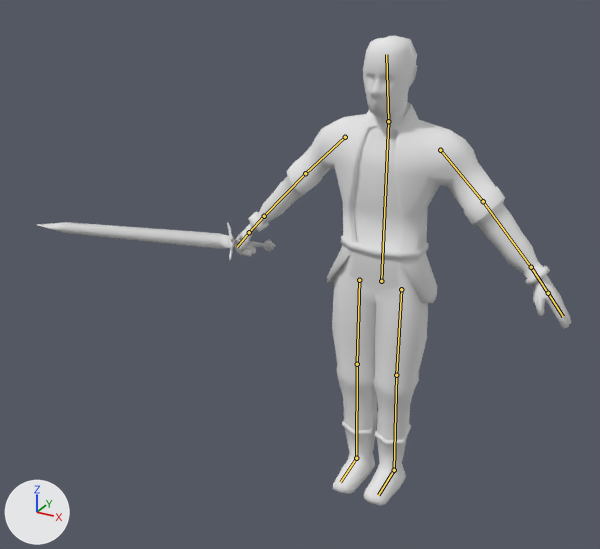
The Blender file Assets/Models/MainChar/MainCharNEW/mainChar4.blend as it was, and as the next commit left it.
Rendered twice from a camera (50 mm lens) standing at (3.35, -7.9, 6.59) and looking at (-0.94, -0.1, 2.68). The lights are fixed; the arrows at lower left show +X, +Y and +Z. The bones that bend it are drawn over the model as lines.
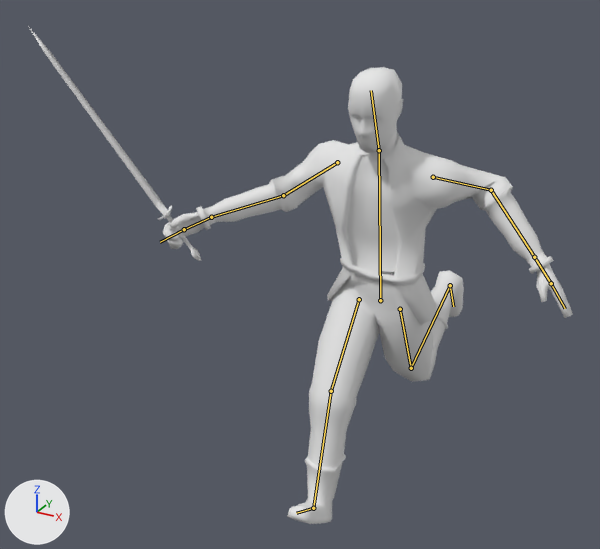
The newer file adds an action. The first version stands in its rest pose; the second is drawn at frame 0 of the action 'ArmatureAction'.

Where the change shows, as pixel boxes [x1, y1, x2, y2] in the pictures (600 x 549 px):
```json
{"object": "Plane", "change": "posed", "before": [235, 35, 571, 506], "after": [163, 67, 573, 524], "on screen": "22% wider"}
{"object": "Cube", "change": "posed", "before": [37, 222, 276, 262], "after": [28, 26, 201, 261], "on screen": "28% narrower, 476% taller"}
{"bone": "Stommach", "before": "(381, 281) to (388, 121)", "after": "(380, 300) to (379, 150)"}
{"bone": "UpperArm.L", "before": "(440, 150) to (483, 201)", "after": "(433, 177) to (491, 190)"}
{"bone": "LowerArm.L", "before": "(483, 201) to (531, 267)", "after": "(491, 190) to (534, 257)"}
{"bone": "UpperArm.R", "before": "(345, 137) to (305, 173)", "after": "(337, 162) to (283, 195)"}
{"bone": "LowerArm.R", "before": "(305, 173) to (264, 216)", "after": "(283, 195) to (211, 217)"}
{"bone": "Hand1.R", "before": "(264, 216) to (249, 232)", "after": "(211, 217) to (184, 229)"}
{"bone": "Stommach.001", "before": "(388, 121) to (386, 54)", "after": "(379, 150) to (371, 90)"}
{"bone": "UpperLeg.R", "before": "(359, 280) to (357, 364)", "after": "(359, 299) to (331, 391)"}
{"bone": "LowerLeg.R", "before": "(357, 364) to (356, 458)", "after": "(331, 391) to (313, 508)"}
{"bone": "Foot.R", "before": "(356, 458) to (340, 482)", "after": "(313, 508) to (296, 513)"}
{"bone": "UpperLeg.L", "before": "(401, 289) to (396, 375)", "after": "(400, 309) to (411, 368)"}
{"bone": "LowerLeg.L", "before": "(396, 375) to (394, 470)", "after": "(411, 368) to (450, 285)"}
```

The change, as JSON lines over the scene's bpy script:
```json
{"block": "bone_stommach", "where": "bone_stommach = bpy.data.objects['Armature'].pose.bones['Stommach']"}
{"op": "set", "path": "bone_stommach.location", "old": "(0.0, 0.0, 0.0)", "new": "(0.0, -0.25, 0.0)"}
{"op": "set", "path": "bone_stommach.rotation_quaternion", "old": "(1.0, 0.0, 0.0, 0.0)", "new": "(0.998, 0.058, 0.0, 0.0)", "note": "degrees (0, 0, 0) -> degrees (7, 0, 0)"}
{"block": "bone_upperarm_l", "where": "bone_upperarm_l = bpy.data.objects['Armature'].pose.bones['UpperArm.L']  # child of 'Stommach'"}
{"op": "set", "path": "bone_upperarm_l.rotation_quaternion", "old": "(1.0, 0.0, 0.0, 0.0)", "new": "(0.866, -0.349, 0.357, 0.0)", "note": "degrees (0, 0, 0) -> degrees (-50, 38, -19)"}
{"block": "bone_lowerarm_l", "where": "bone_lowerarm_l = bpy.data.objects['Armature'].pose.bones['LowerArm.L']  # child of 'UpperArm.L'"}
{"op": "set", "path": "bone_lowerarm_l.rotation_quaternion", "old": "(1.0, 0.0, 0.0, 0.0)", "new": "(0.77, 0.0, -0.431, 0.47)", "note": "degrees (0, 0, 0) -> degrees (-33, -42, 76)"}
{"block": "bone_upperarm_r", "where": "bone_upperarm_r = bpy.data.objects['Armature'].pose.bones['UpperArm.R']  # child of 'Stommach'"}
{"op": "set", "path": "bone_upperarm_r.rotation_quaternion", "old": "(1.0, 0.0, 0.0, 0.0)", "new": "(0.913, -0.286, 0.292, 0.0)", "note": "degrees (0, 0, 0) -> degrees (-38, 32, -11)"}
{"block": "bone_lowerarm_r", "where": "bone_lowerarm_r = bpy.data.objects['Armature'].pose.bones['LowerArm.R']  # child of 'UpperArm.R'"}
{"op": "set", "path": "bone_lowerarm_r.rotation_quaternion", "old": "(1.0, 0.0, 0.0, 0.0)", "new": "(0.96, 0.0, 0.19, 0.207)", "note": "degrees (0, 0, 0) -> degrees (5, 21, 25)"}
{"block": "bone_hand1_r", "where": "bone_hand1_r = bpy.data.objects['Armature'].pose.bones['Hand1.R']  # child of 'LowerArm.R'"}
{"op": "set", "path": "bone_hand1_r.rotation_quaternion", "old": "(1.0, 0.0, 0.0, 0.0)", "new": "(0.992, -0.004, -0.082, -0.093)", "note": "degrees (0, 0, 0) -> degrees (0, -9, -11)"}
{"block": "bone_stommach_001", "where": "bone_stommach_001 = bpy.data.objects['Armature'].pose.bones['Stommach.001']  # child of 'Stommach'"}
{"op": "set", "path": "bone_stommach_001.rotation_quaternion", "old": "(1.0, 0.0, 0.0, 0.0)", "new": "(0.999, 0.048, 0.0, 0.0)", "note": "degrees (0, 0, 0) -> degrees (5, 0, 0)"}
{"block": "bone_upperleg_r", "where": "bone_upperleg_r = bpy.data.objects['Armature'].pose.bones['UpperLeg.R']"}
{"op": "set", "path": "bone_upperleg_r.location", "old": "(0.0, 0.0, 0.0)", "new": "(0.0, 0.25, 0.0)"}
{"op": "set", "path": "bone_upperleg_r.rotation_quaternion", "old": "(1.0, 0.0, 0.0, 0.0)", "new": "(0.944, -0.33, 0.0, 0.0)", "note": "degrees (0, 0, 0) -> degrees (-39, 0, 0)"}
{"block": "bone_lowerleg_r", "where": "bone_lowerleg_r = bpy.data.objects['Armature'].pose.bones['LowerLeg.R']  # child of 'UpperLeg.R'"}
{"op": "set", "path": "bone_lowerleg_r.rotation_quaternion", "old": "(1.0, 0.0, 0.0, 0.0)", "new": "(0.987, 0.164, 0.0, 0.0)", "note": "degrees (0, 0, 0) -> degrees (19, 0, 0)"}
{"block": "bone_foot_r", "where": "bone_foot_r = bpy.data.objects['Armature'].pose.bones['Foot.R']  # child of 'LowerLeg.R'"}
{"op": "set", "path": "bone_foot_r.rotation_quaternion", "old": "(1.0, 0.0, 0.0, 0.0)", "new": "(0.99, -0.143, 0.0, 0.0)", "note": "degrees (0, 0, 0) -> degrees (-16, 0, 0)"}
{"block": "bone_upperleg_l", "where": "bone_upperleg_l = bpy.data.objects['Armature'].pose.bones['UpperLeg.L']"}
{"op": "set", "path": "bone_upperleg_l.location", "old": "(0.0, 0.0, 0.0)", "new": "(0.0, 0.25, 0.0)"}
{"op": "set", "path": "bone_upperleg_l.rotation_quaternion", "old": "(1.0, 0.0, 0.0, 0.0)", "new": "(0.977, 0.215, 0.0, 0.0)", "note": "degrees (0, 0, 0) -> degrees (25, 0, 0)"}
{"block": "bone_lowerleg_l", "where": "bone_lowerleg_l = bpy.data.objects['Armature'].pose.bones['LowerLeg.L']  # child of 'UpperLeg.L'"}
{"op": "set", "path": "bone_lowerleg_l.rotation_quaternion", "old": "(1.0, 0.0, 0.0, 0.0)", "new": "(0.726, 0.687, 0.0, 0.0)", "note": "degrees (0, 0, 0) -> degrees (87, 0, 0)"}
```
